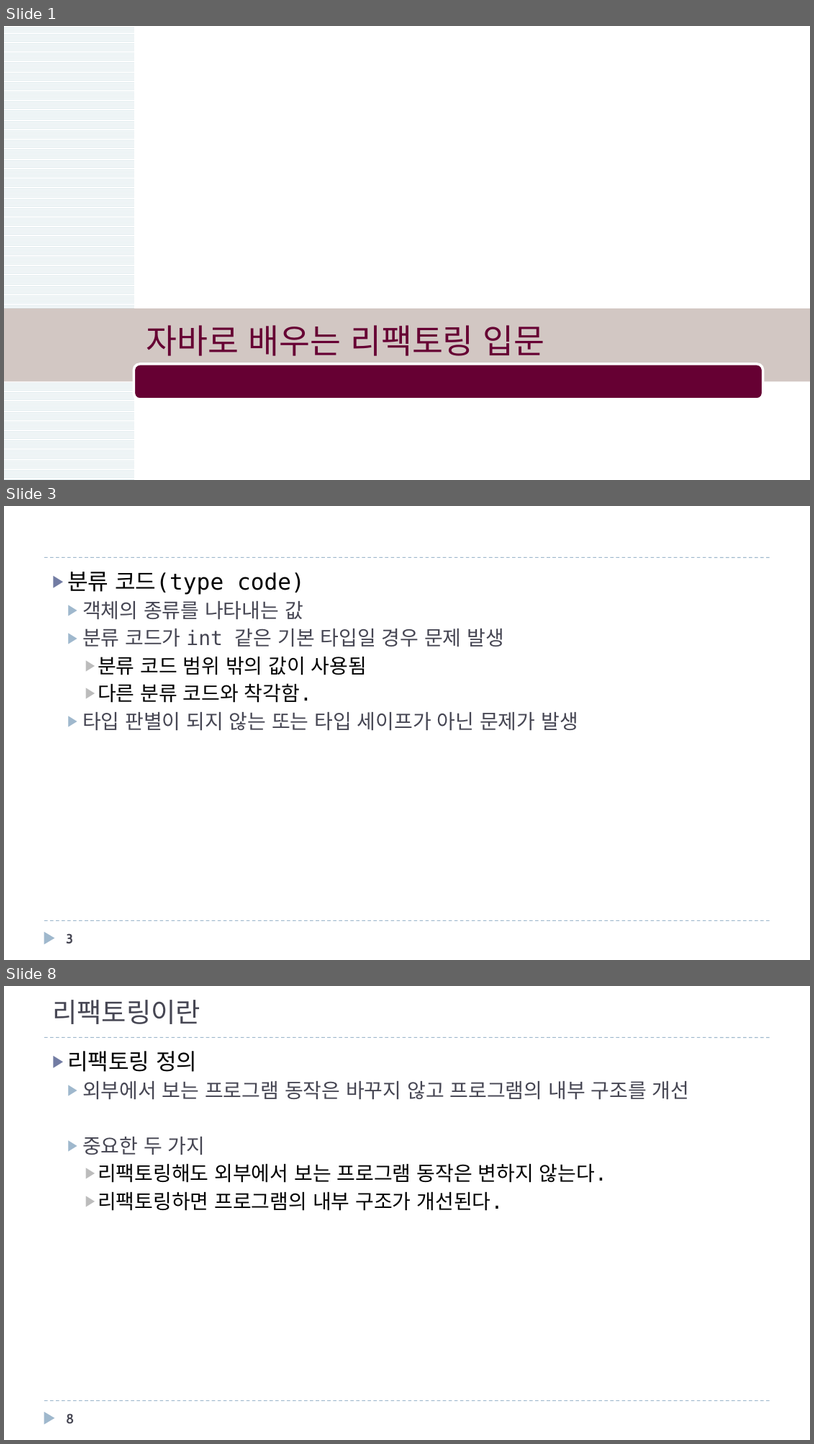
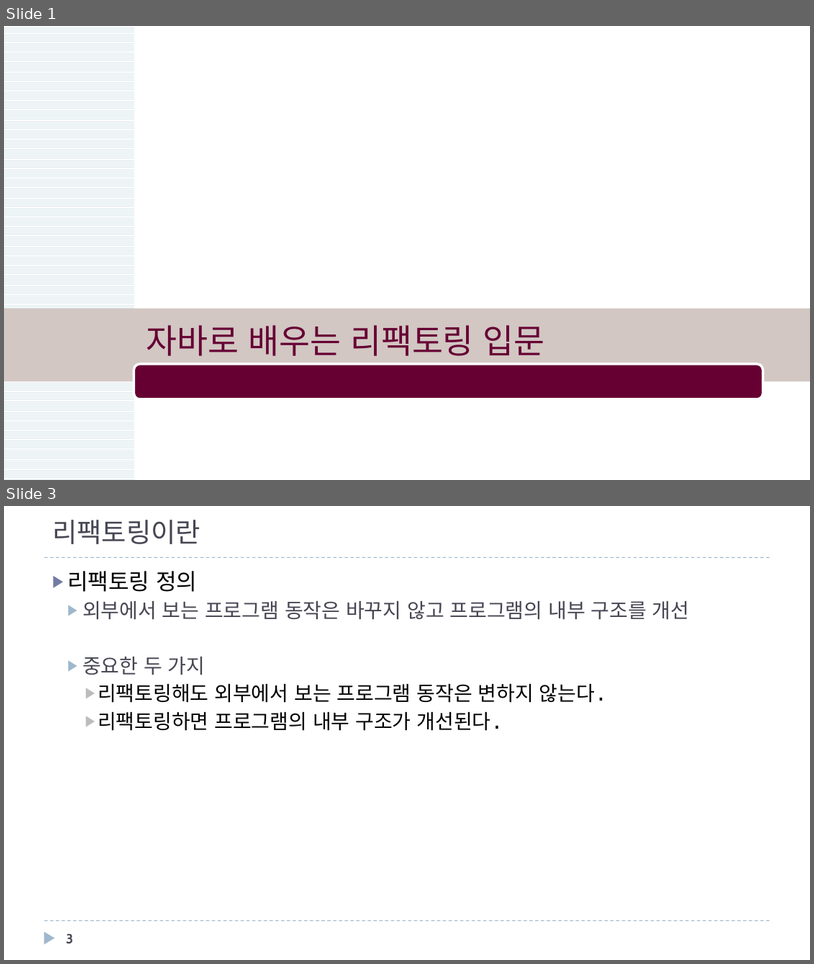
Before and after one commit to mkgungor/refactoring_java, a slide deck: ppt/자바로 배우는 리팩토링 입문.pptx. Shown one above the other, each under a label of ours: slides 1, 3 and 8 before the commit, slides 1 and 3 after it; the slides between them are not shown. The pictures are 814x1444 and 814x964 pixels, drawn with LibreOffice and Linux fonts; fonts in the diff are those of the drawing; background and template pictures are left out. Boxes give left, top, right and bottom in pixels: in the first picture for what was removed or moved away, otherwise in the second. Text is boxed around its words. In the diff, an @@ line names an element or a change of style, - is before the commit and + after.

Commit message:
기본 PPT 작업 완료 - 소스 추가 및 마틴파울러 교재 내용(해당 참조 page추가)

```diff
--- a/ppt/자바로 배우는 리팩토링 입문.pptx
+++ b/ppt/자바로 배우는 리팩토링 입문.pptx
@@ slide 3 removed at box(4, 506, 810, 960), background #FFFFFF; not listed: 3 template elements that a slide beside it also shows @@
@@ text removed at box(67, 572, 579, 730) @@
-▶ 분류 코드(type code)
-  ▶ 객체의 종류를 나타내는 값
-  ▶ 분류 코드가 int 같은 기본 타입일 경우 문제 발생
-    ▶ 분류 코드 범위 밖의 값이 사용됨
-    ▶ 다른 분류 코드와 착각함.
-  ▶ 타입 판별이 되지 않는 또는 타입 세이프가 아닌 문제가 발생
@@ page number removed at box(66, 933, 73, 943) @@
-3
@@ what was slide 8 is now slide 3 @@
@@ page number at box(66, 933, 73, 943): text changed @@
-8
+3
```
Also in this commit, not shown: 7 slides changed, 2 slides added, 4 other slides removed.
